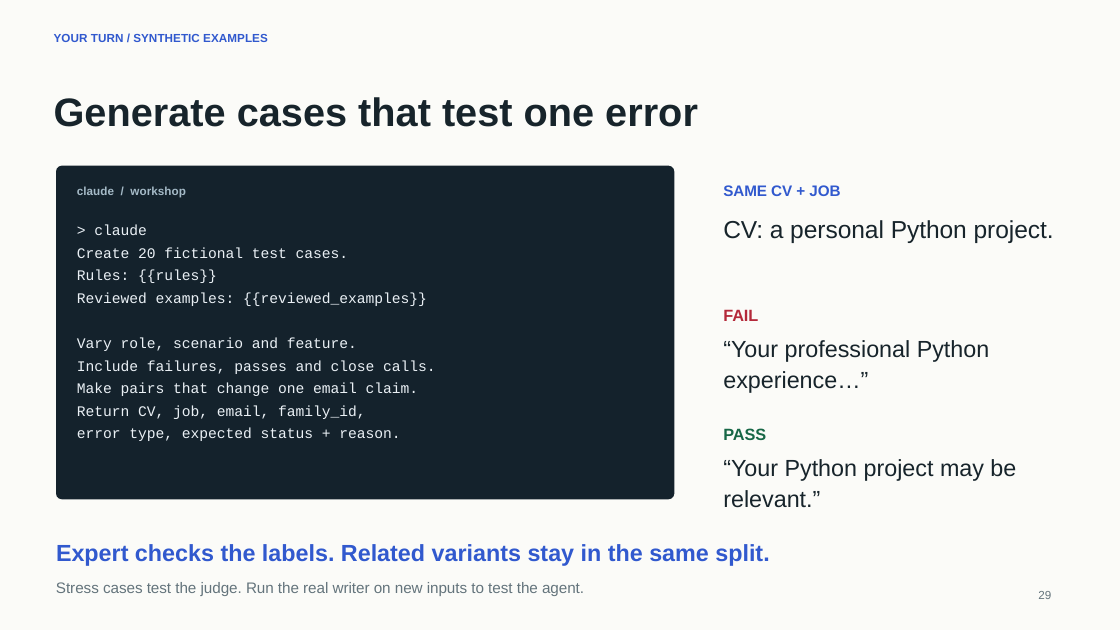
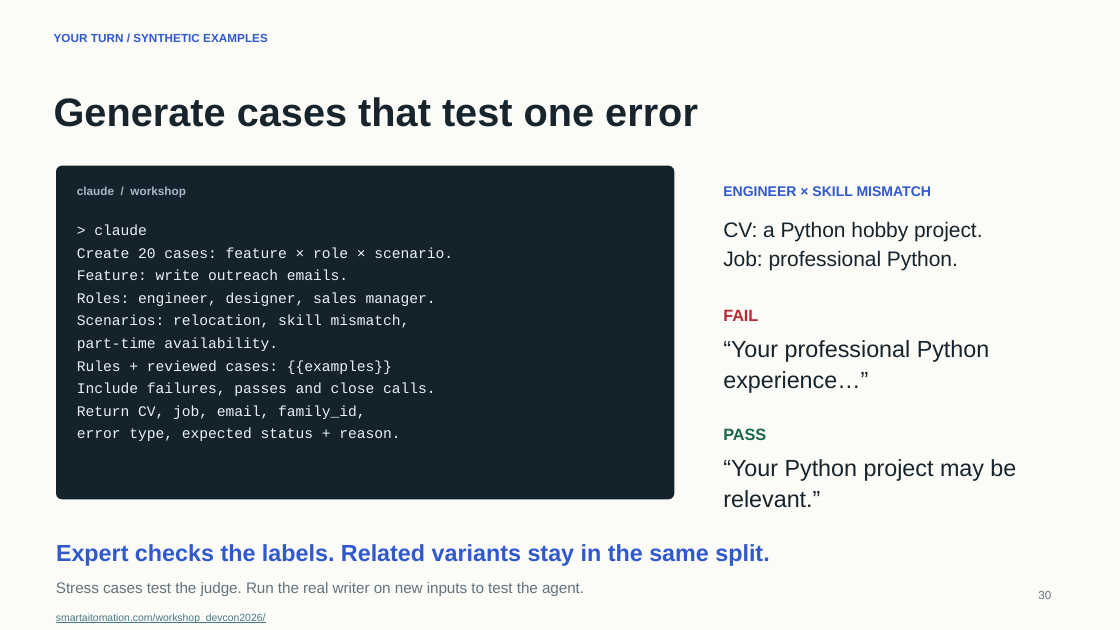
Before and after one commit to smartaitomation/smartaitomation.github.io, a slide deck: slide 30 of workshop_devcon2026/downloads/recruiting-email-evals.pptx (slide 29 before the commit). Drawn at 1120x630 pixels with LibreOffice and Linux fonts; fonts in the diff are those of the drawing. Boxes give left, top, right and bottom in pixels: in the first picture for what was removed or moved away, otherwise in the second. Text is boxed around its words. In the diff, an @@ line names an element or a change of style, - is before the commit and + after.

Commit message:
Clarify synthetic case axes and add workshop QR and slide links

```diff
--- a/workshop_devcon2026/downloads/recruiting-email-evals.pptx
+++ b/workshop_devcon2026/downloads/recruiting-email-evals.pptx
@@ text removed at [723,185,840,196] @@
-SAME CV + JOB
@@ text added at [723,186,931,196], 9 pt, text #3159CE, bold @@
+ENGINEER × SKILL MISMATCH
@@ text at [723,221,983,242]: text changed; size 15.8 to 13.5 pt @@
-CV: a personal Python project.
+CV: a Python hobby project.
@@ text at [77,247,453,258]: text changed @@
-Create 20 fictional test cases.
+Create 20 cases: feature × role × scenario.
@@ text added at [723,250,958,271], 13.5 pt, text #17242B @@
+Job: professional Python.
@@ text removed at [77,270,217,283] @@
-Rules: {{rules}}
@@ text added at [77,270,348,280], 9.4 pt, text #EAF0F5 @@
+Feature: write outreach emails.
@@ text added at [77,292,436,306], 9.4 pt, text #EAF0F5 @@
+Roles: engineer, designer, sales manager.
@@ text added at [77,315,410,328], 9.4 pt, text #EAF0F5 @@
+Scenarios: relocation, skill mismatch,
@@ text removed at [77,337,357,351] @@
-Vary role, scenario and feature.
@@ text added at [77,337,278,351], 9.4 pt, text #EAF0F5 @@
+part-time availability.
@@ text "Include failures, passes and close ...": place and size @@
-text "Include failures, passes and close ..." at [77,360,436,374]
+text "Include failures, passes and close ..." at [77,383,436,396]
@@ text at [77,360,392,374]: text changed @@
-Reviewed examples: {{reviewed_examples}}
+Rules + reviewed cases: {{examples}}
@@ text removed at [77,383,418,396] @@
-Make pairs that change one email claim.
@@ text added at [56,613,266,623], 6.8 pt, text #467886, underline @@
+smartaitomation.com/workshop_devcon2026/
```
Also in this commit, not shown: 35 other slides changed, 1 slide added, 41 other files.
